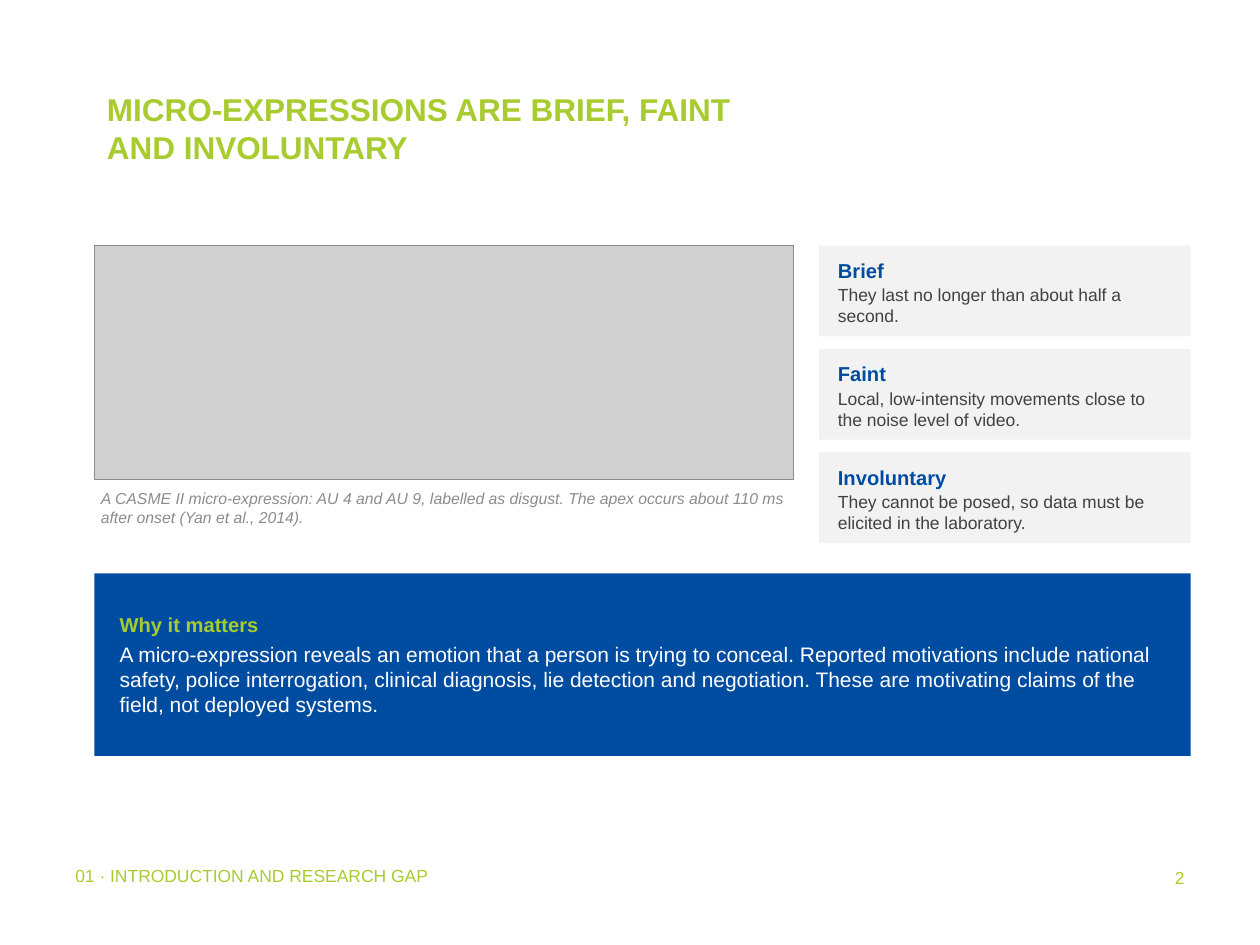
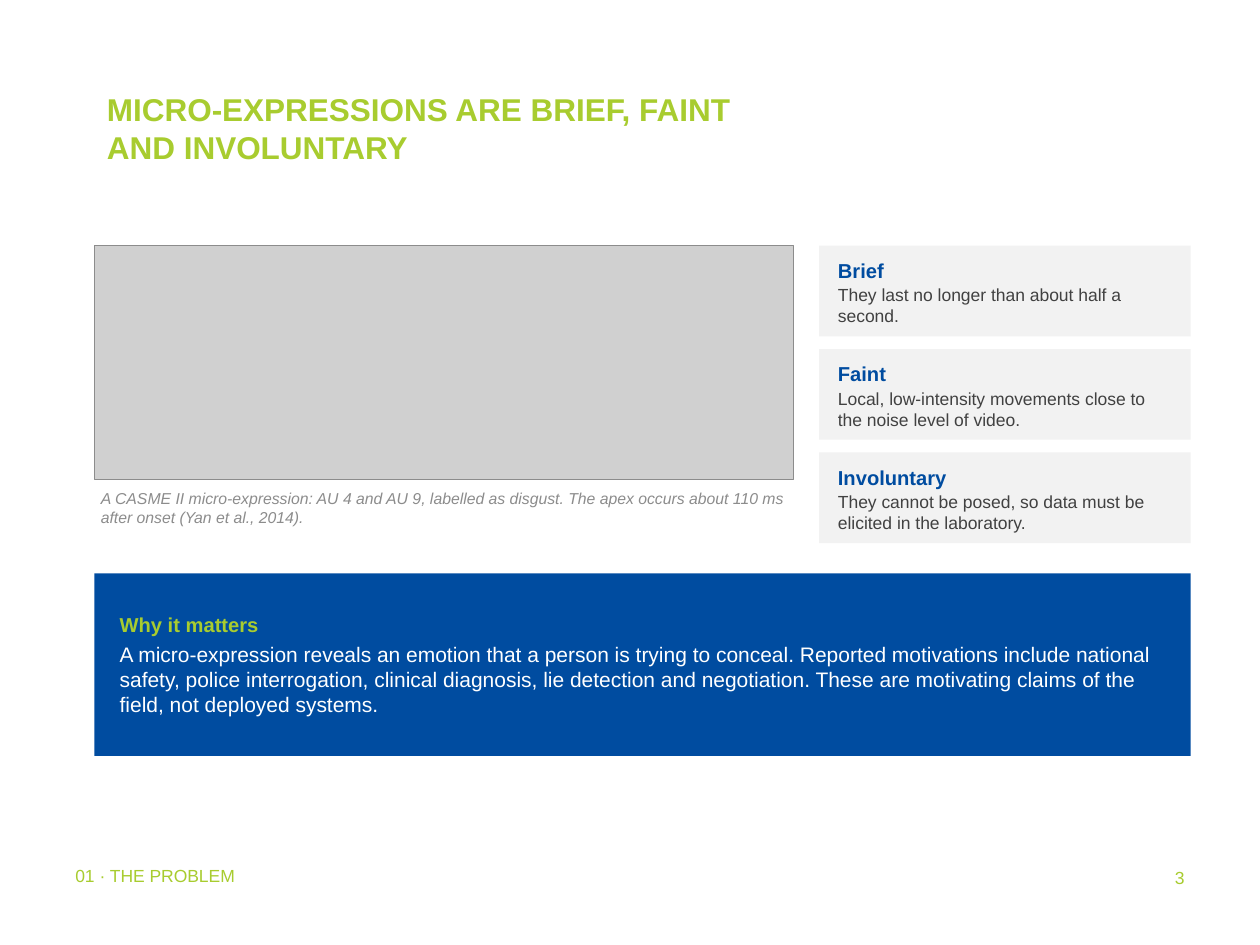
Before and after one commit to addhyan2000/FinalMERThesis, a slide deck: slide 3 of MER_Thesis_Defence.pptx (slide 2 before the commit). Drawn at 1260x945 pixels with LibreOffice and Linux fonts; fonts in the diff are those of the drawing; grey boxes stand for pictures; background and template pictures are left out. Boxes give left, top, right and bottom in pixels: in the first picture for what was removed or moved away, otherwise in the second. Text is boxed around its words. In the diff, an @@ line names an element or a change of style, - is before the commit and + after.

```diff
--- a/MER_Thesis_Defence.pptx
+++ b/MER_Thesis_Defence.pptx
@@ text at (x1=75, y1=869, x2=235, y2=882): text changed @@
-01 · INTRODUCTION AND RESEARCH GAP
+01 · THE PROBLEM
@@ page number at (x1=1175, y1=872, x2=1185, y2=884): text changed @@
-2
+3
```
Also in this commit, not shown: 36 other slides changed, 9 slides added, 2 slides removed, 1 other file.
